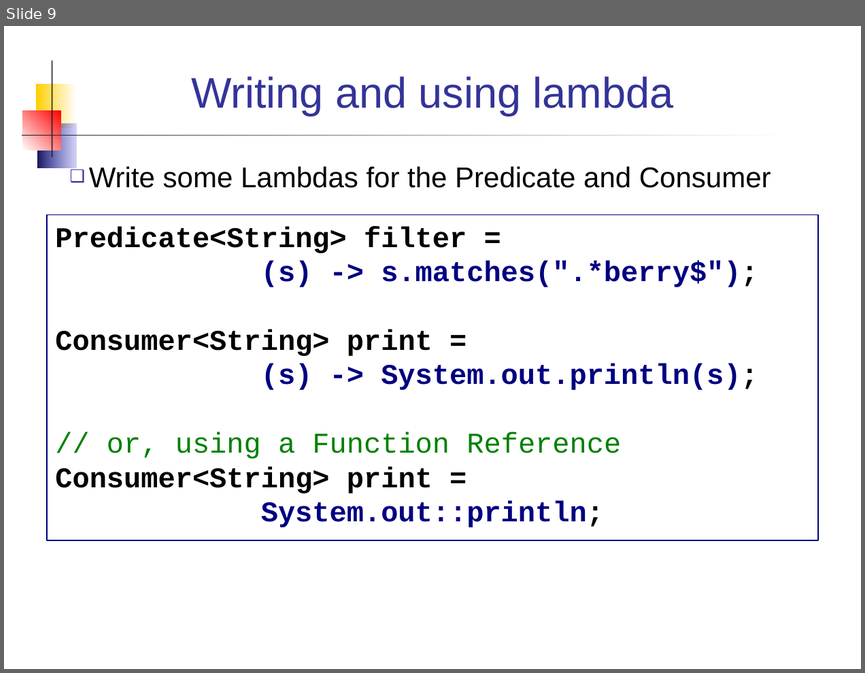
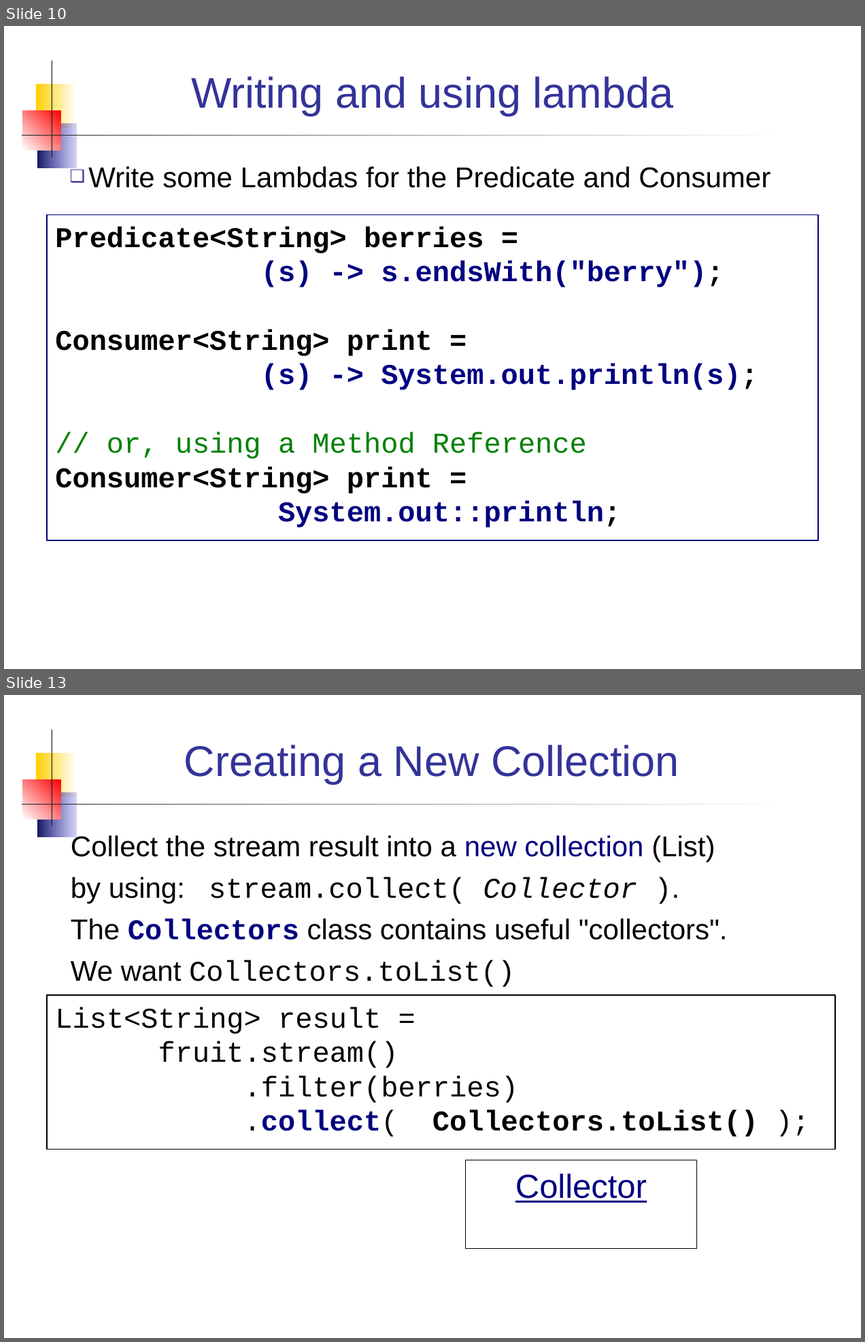
Before and after one commit to skeoop/skeoop.github.io, a slide deck: week14/Streams.ppt. Shown one above the other, each under a label of ours: slide 9 before the commit, slides 10 and 13 after it; the slides between them are not shown. The pictures are 865x673 and 865x1342 pixels, drawn with LibreOffice and Linux fonts; fonts in the diff are those of the drawing. Boxes give left, top, right and bottom in pixels: in the first picture for what was removed or moved away, otherwise in the second. Text is boxed around its words. In the diff, an @@ line names an element or a change of style, - is before the commit and + after.

Commit message:
Update Stream examples, update schedule

```diff
--- a/week14/Streams.ppt
+++ b/week14/Streams.ppt
@@ slide 13 added at [4, 695, 861, 1338], background #FFFFFF; not listed: 5 template elements that a slide beside it also shows @@
@@ title added at [184, 745, 679, 783], 36 pt, text #333399 @@
+Creating a New Collection
@@ text added at [71, 833, 728, 987], 24 pt, text #000000 @@
+Collect the stream result into a new collection (List)
+by using: stream.collect( Collector ).
+The Collectors class contains useful "collectors".
+We want Collectors.toList()
@@ rectangle added at [47, 995, 835, 1149], outline #000000 0.74 pt, 24 pt, text #000000 @@
+List<String> result =
+fruit.stream()
+.filter(berries)
+.collect( Collectors.toList() );
@@ rectangle added at [465, 1160, 696, 1249], outline #000000 0.74 pt, 28 pt, text #000080, underline @@
+Collector
@@ what was slide 9 is now slide 10 @@
@@ slide 10 changed as well @@
@@ text in rectangle at [55, 226, 723, 287]: text changed; text colour #000080 to #000000 @@
-Predicate<String> filter =
-(s) -> s.matches(".*berry$");
+Predicate<String> berries =
+(s) -> s.endsWith("berry");
@@ text in rectangle at [107, 432, 587, 458]: text changed @@
-// or, using a Function Reference
+// or, using a Method Reference
```
Also in this commit, not shown: 9 other slides changed, 5 other slides added, 2 other files.
